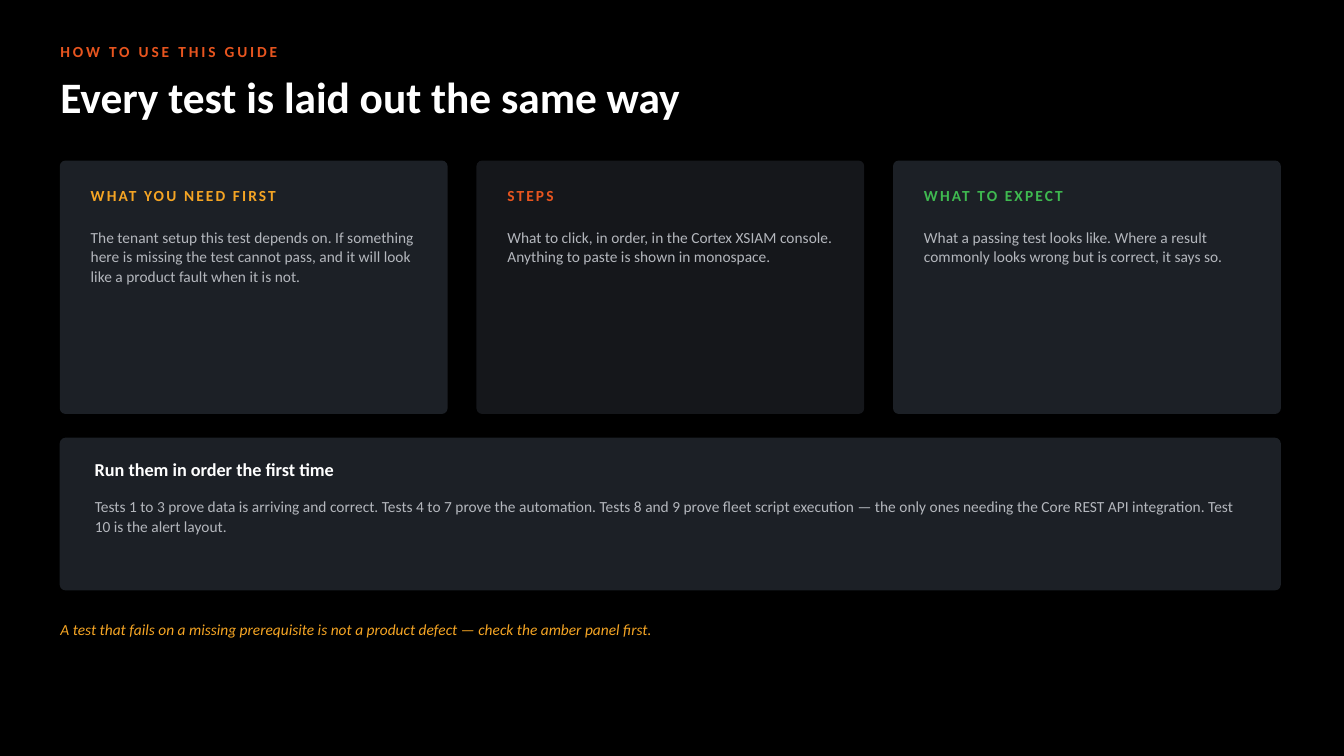
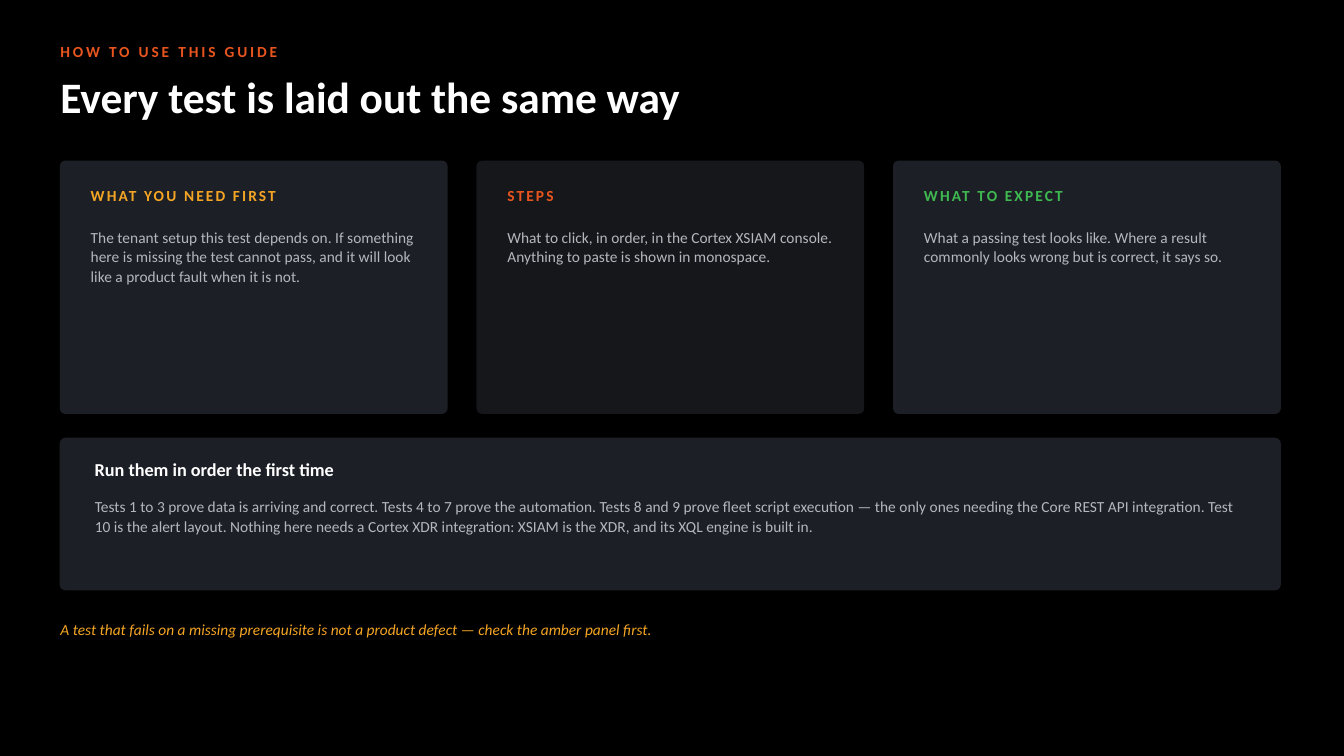
Before and after one commit to ayman-m/koi-xsiam-markeplacepack, a slide deck: slide 3 of docs/KOI_Marketplace_Pack_Test_Guide.pptx. Drawn at 1344x756 pixels with LibreOffice and Linux fonts; fonts in the diff are those of the drawing. Boxes give left, top, right and bottom in pixels: in the first picture for what was removed or moved away, otherwise in the second. Text is boxed around its words. In the diff, an @@ line names an element or a change of style, - is before the commit and + after.

```diff
--- a/docs/KOI_Marketplace_Pack_Test_Guide.pptx
+++ b/docs/KOI_Marketplace_Pack_Test_Guide.pptx
@@ text at <box>95,501,1233,535</box>: text changed @@
-Tests 1 to 3 prove data is arriving and correct. Tests 4 to 7 prove the automation. Tests 8 and 9 prove fleet script execution — the only ones needing the Core REST API integration. Test 10 is the alert layout.
+Tests 1 to 3 prove data is arriving and correct. Tests 4 to 7 prove the automation. Tests 8 and 9 prove fleet script execution — the only ones needing the Core REST API integration. Test 10 is the alert layout. Nothing here needs a Cortex XDR integration: XSIAM is the XDR, and its XQL engine is built in.
```
Also in this commit, not shown: 5 other slides changed, 3 other files.
